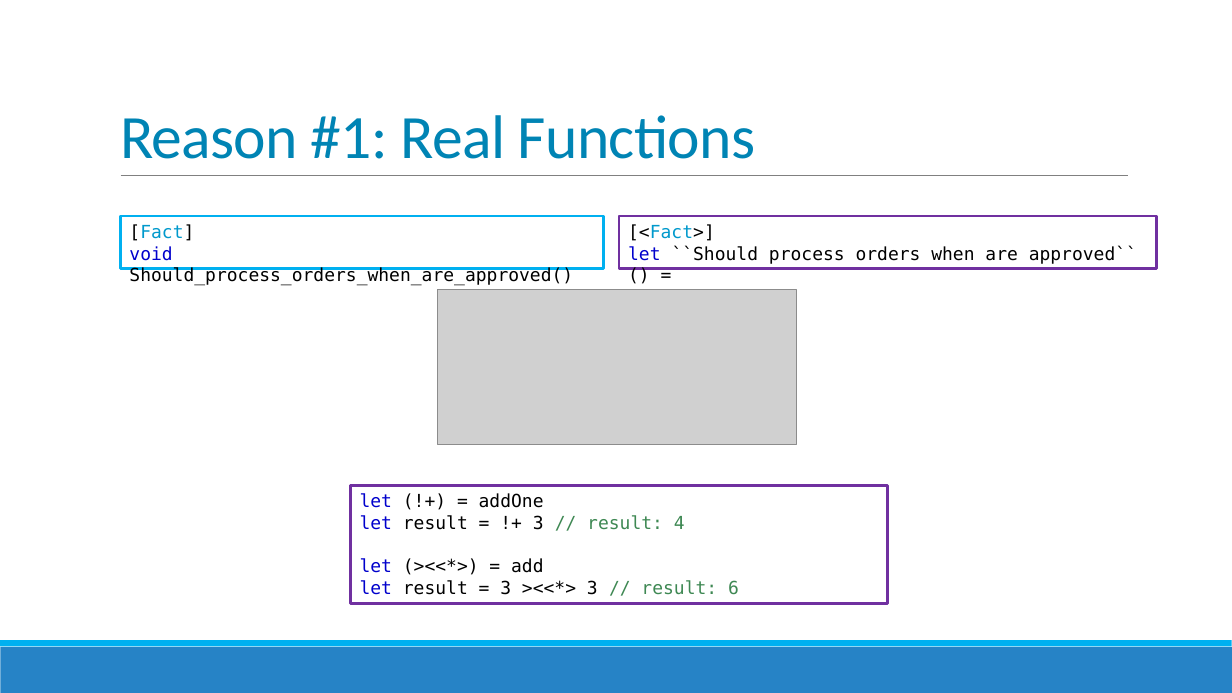
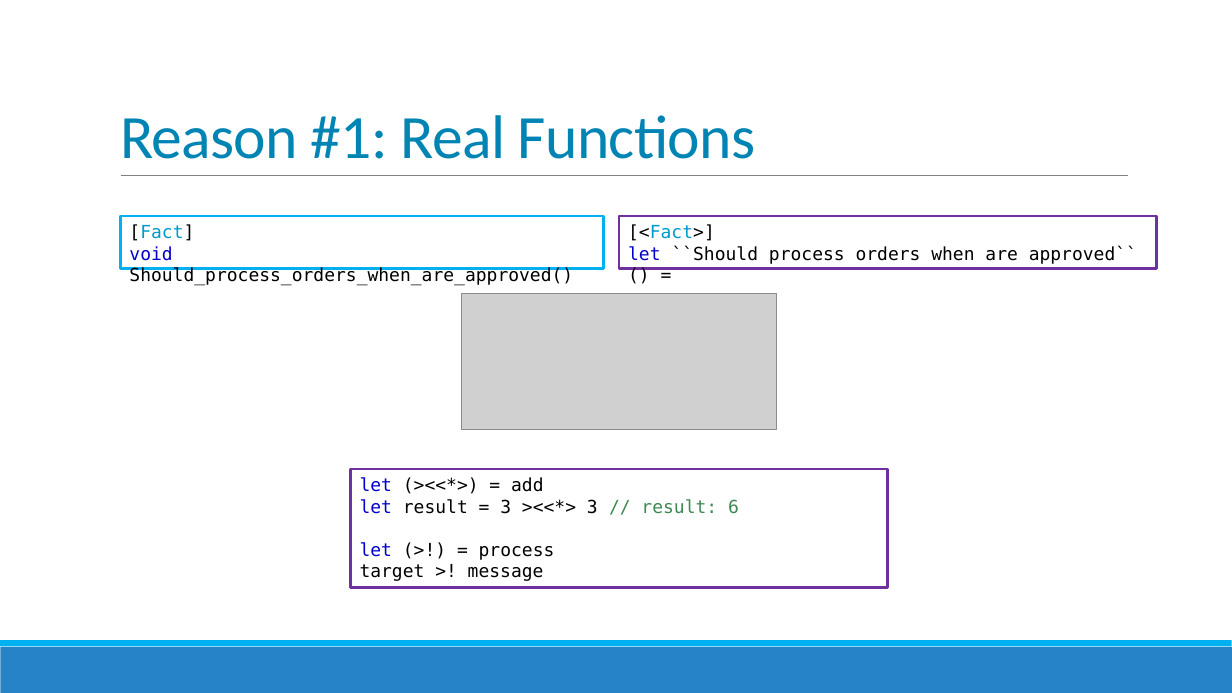
Before and after one commit to jorgef/fivereasons, a slide deck: slide 7 of FiveReasons.pptx. Drawn at 1232x693 pixels with LibreOffice and Linux fonts; fonts in the diff are those of the drawing; grey boxes stand for pictures. Boxes give left, top, right and bottom in pixels: in the first picture for what was removed or moved away, otherwise in the second. Text is boxed around its words. In the diff, an @@ line names an element or a change of style, - is before the commit and + after.

```diff
--- a/FiveReasons.pptx
+++ b/FiveReasons.pptx
@@ picture: place and size @@
-picture at (438,289,797,445)
+picture at (461,294,776,430)
@@ rectangle "let (><<*>) = add": place and size @@
-rectangle "let (><<*>) = add" at (350,485,887,604)
+rectangle "let (><<*>) = add" at (350,470,887,588)
@@ text in rectangle at (360,493,685,530): paragraphs removed @@
-let (!+) = addOne
-let result = !+ 3 // result: 4
@@ text in rectangle at (360,542,555,581): paragraphs added @@
+let (>!) = process
+target >! message
```
Also in this commit, not shown: 13 other slides changed, 2 slides added, 3 other files.
